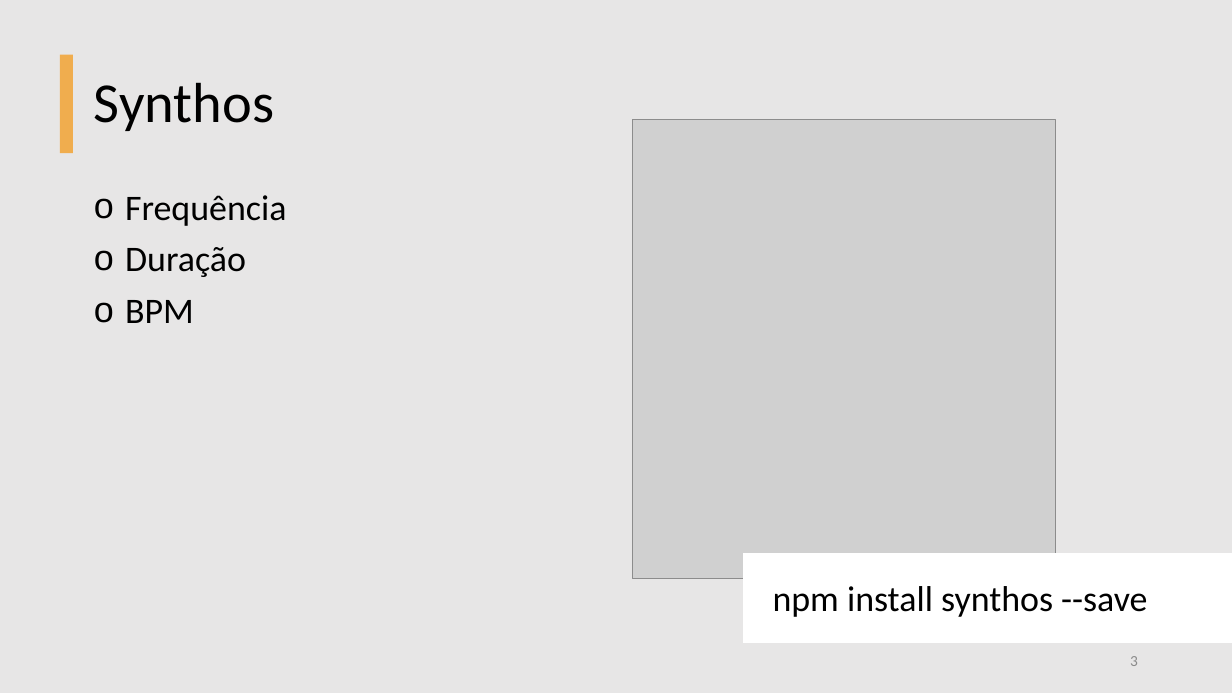
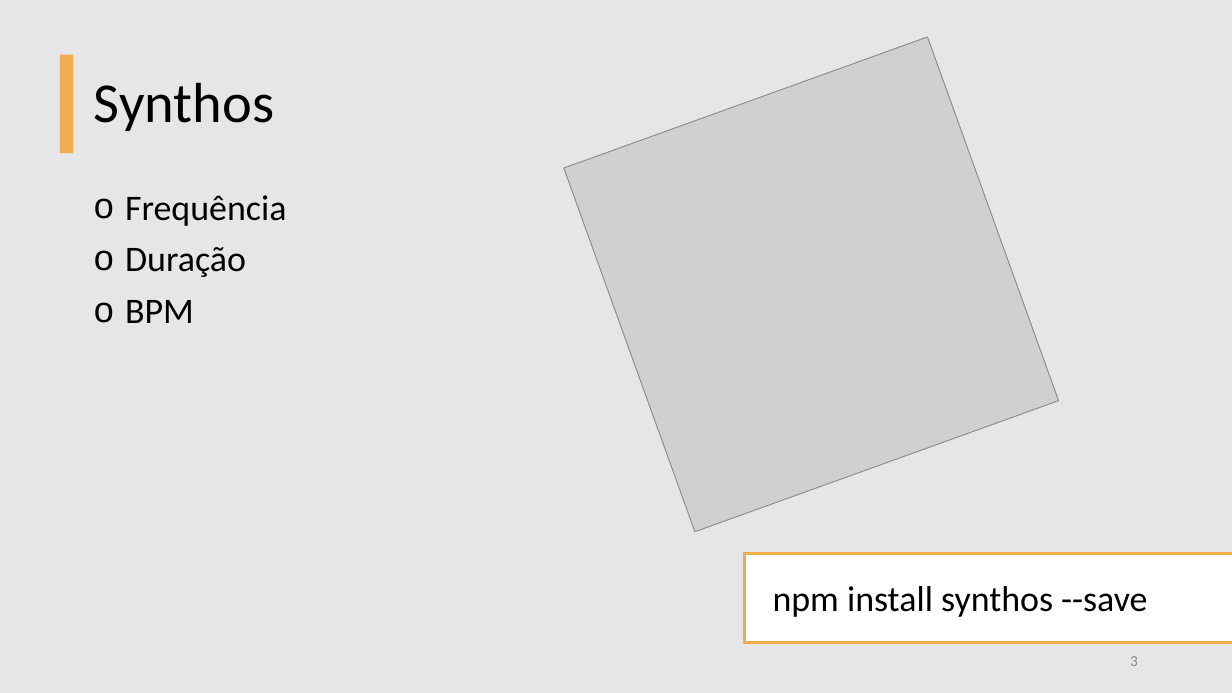
Before and after one commit to BeholderDEV/genetic-music-maker, a slide deck: slide 3 of Genetic Music.pptx. Drawn at 1232x693 pixels with LibreOffice and Linux fonts; fonts in the diff are those of the drawing; grey boxes stand for pictures. Boxes give left, top, right and bottom in pixels: in the first picture for what was removed or moved away, otherwise in the second. Text is boxed around its words. In the diff, an @@ line names an element or a change of style, - is before the commit and + after.

```diff
--- a/Genetic Music.pptx
+++ b/Genetic Music.pptx
@@ picture at bbox=[564, 37, 1059, 532]: rotation 0 to 340 degrees @@
@@ rectangle at bbox=[744, 554, 1232, 643]: outline #FFFFFF 1 pt to #F0AD4E 2.25 pt @@
```
Also in this commit, not shown: 6 other slides changed.
